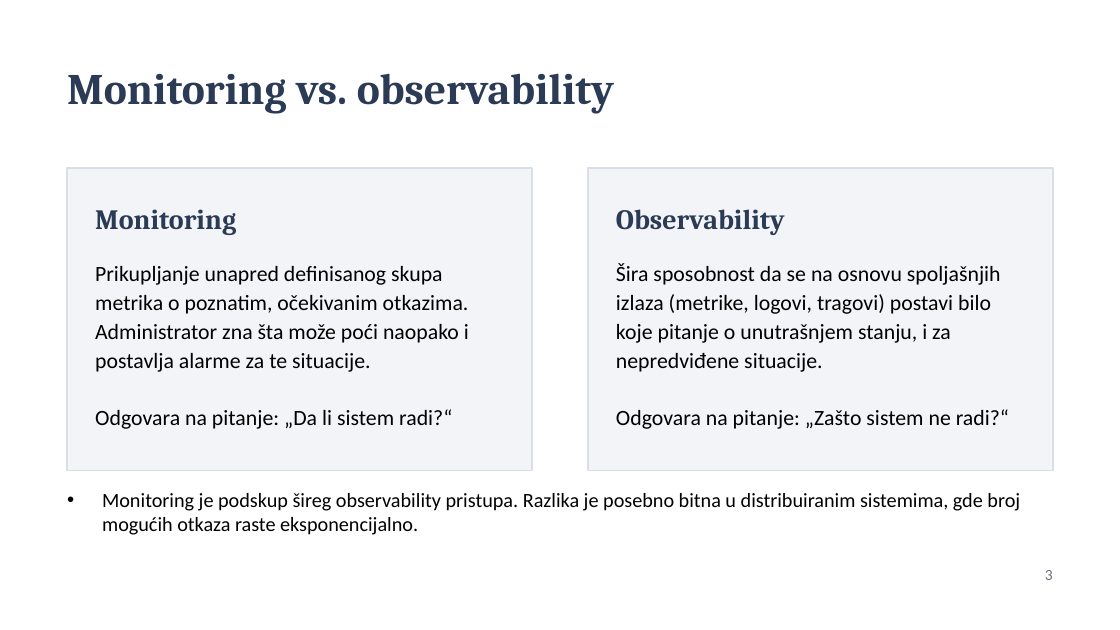
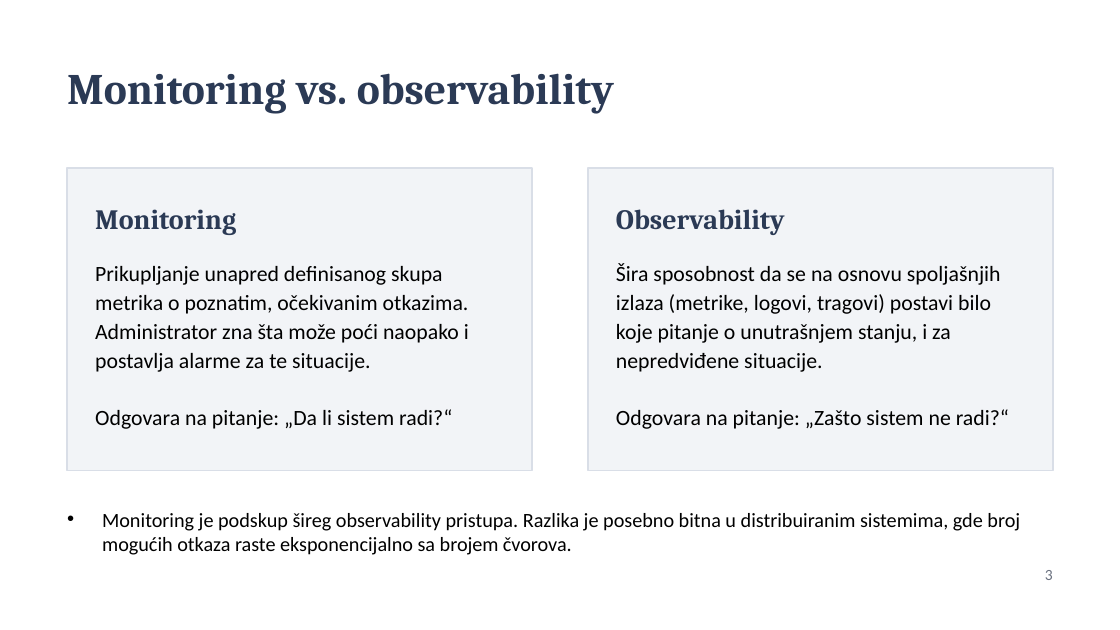
Before and after one commit to NemanjaCyber/SZUBP, a slide deck: slide 3 of P3/Monitoring_PostgreSQL_prezentacija.pptx. Drawn at 1120x630 pixels with LibreOffice and Linux fonts; fonts in the diff are those of the drawing. Boxes give left, top, right and bottom in pixels: in the first picture for what was removed or moved away, otherwise in the second. Text is boxed around its words. In the diff, an @@ line names an element or a change of style, - is before the commit and + after.

```diff
--- a/P3/Monitoring_PostgreSQL_prezentacija.pptx
+++ b/P3/Monitoring_PostgreSQL_prezentacija.pptx
@@ text at [102, 513, 1020, 555]: text changed @@
-• Monitoring je podskup šireg observability pristupa. Razlika je posebno bitna u distribuiranim sistemima, gde broj mogućih otkaza raste eksponencijalno.
+• Monitoring je podskup šireg observability pristupa. Razlika je posebno bitna u distribuiranim sistemima, gde broj mogućih otkaza raste eksponencijalno sa brojem čvorova.
```
Also in this commit, not shown: 2 other slides changed, 3 other files.
